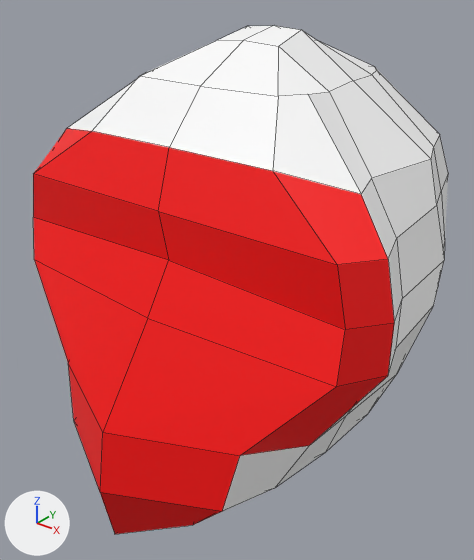
One commit to the FBX model Terracota/Assets/Modelos/Estatua/Orangután.fbx: the scene before it, then after it.
Before and after are seen from a 50 mm camera at (0.371, -0.517, 0.502) aimed at (-0.005, -0.047, 0.211). Arrows for +X, +Y and +Z are at lower left; the lights stay in place. Mesh edges are drawn as thin lines.

Script lines for the objects in view, before the commit:
```python
me_orangután = bpy.data.meshes.new('Orangután')
me_orangután.from_pydata(...)  # 158 vertices, 156 faces; spans x -0.203..0.203, y -0.247..0.177, z 0.0..0.45
# faces by material slot: [136, 20]
me_orangután.materials.append(mat_terracota)  # white #ffffff
me_orangután.materials.append(mat_pintura)  # red #ff0000
ob_orangután = bpy.data.objects.new('Orangután', me_orangután)
ob_orangután.location = (0.0, 0.0, 0.0)
```
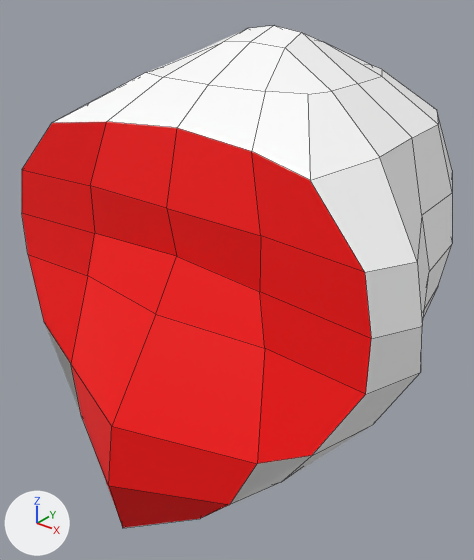
Edits to the bpy script that builds the scene:
```text
Change me_orangután:
    used by ob_orangután; location = (0.0, 0.0, 0.0)
    remove me_orangután.from_pydata(...)  # 158 vertices, 156 faces; spans x -0.203..0.203, y -0.247..0.177, z 0.0..0.45
    add me_orangután.from_pydata(...)  # 158 vertices, 156 faces; spans x -0.22..0.22, y -0.237..0.177, z 0.0..0.45
    me_orangután part 1: 136 of 158 vertices moved; they spanned x -0.203..0.203, y -0.247..0.167, z 0.0..0.448 and now span x -0.22..0.22, y -0.237..0.173, z 0.0..0.446; mean shift (0.0, 0.0, 0.002); largest move (-0.18, -0.157, 0.27) -> (-0.098, -0.147, 0.27)
    me_orangután part 2: its shading normals changed
```

Pixel boxes [x1, y1, x2, y2] of what changed, in the pictures (474 x 560 px; the box of a moved part takes in the faces that stretch with it):
'Orangután', reshaped, shading changed: before [33, 26, 448, 534]; after [22, 26, 452, 528]
part 1 of me_orangután, moved or reshaped: before [33, 26, 448, 534]; after [22, 26, 452, 528]
